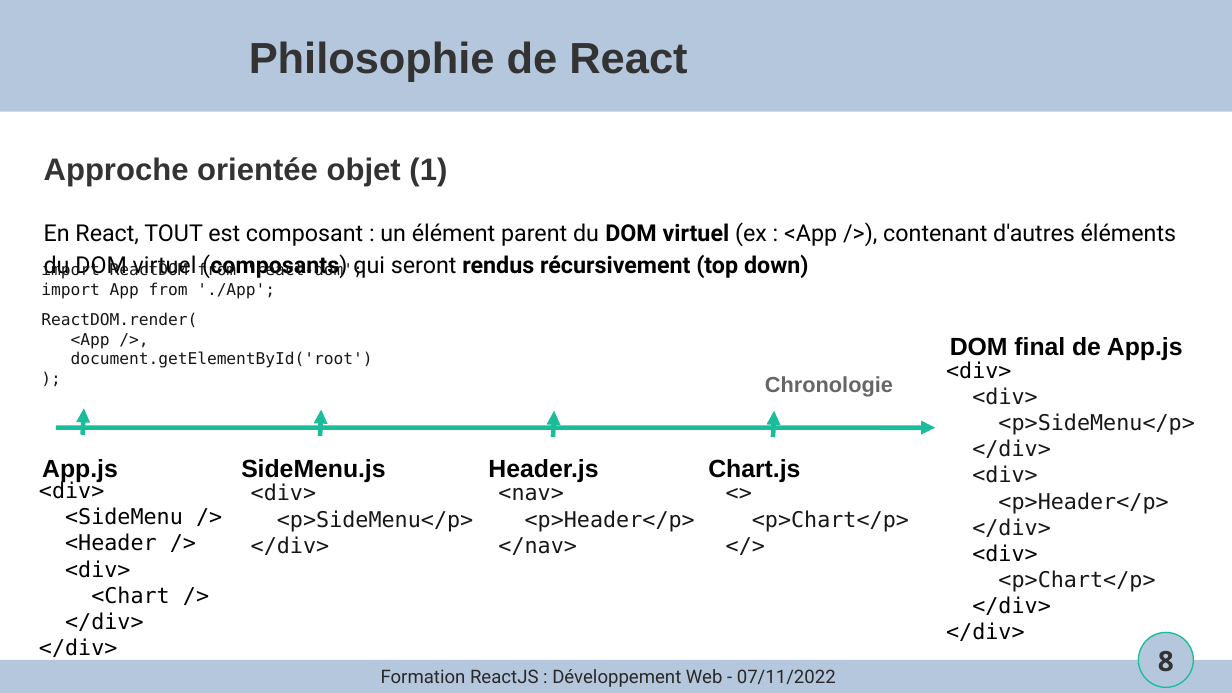
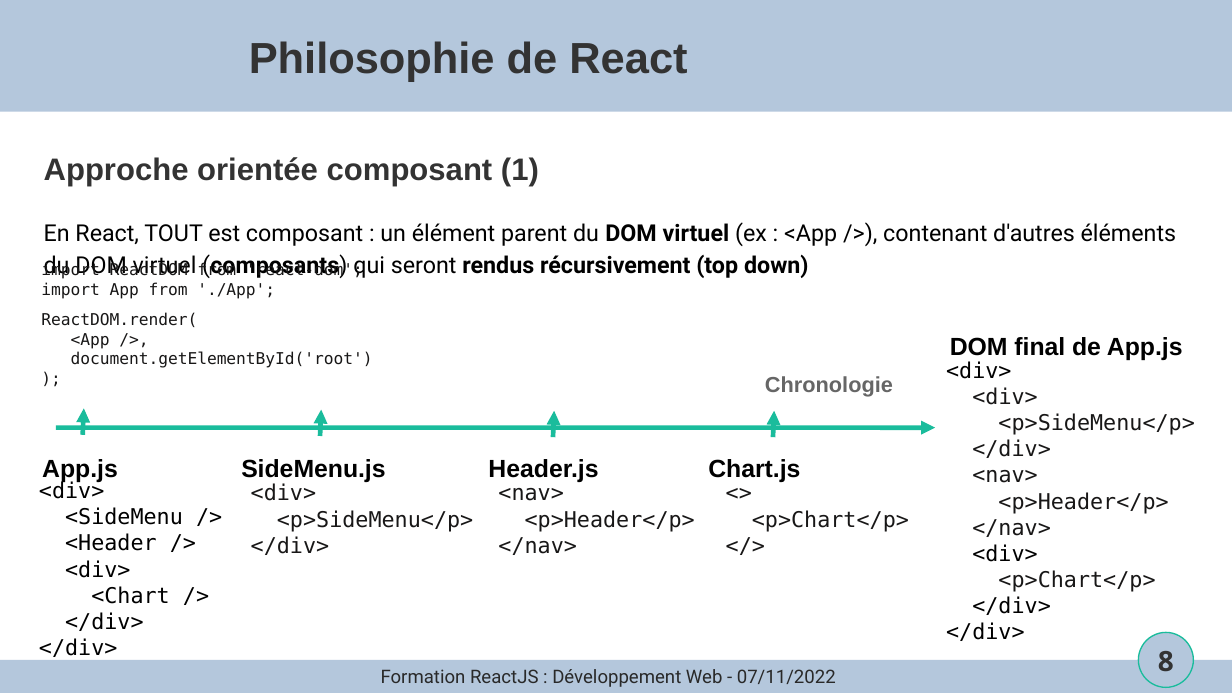
Before and after one commit to joselegitan/formation-react, a slide deck: slide 8 of cours.odp. Drawn at 1232x693 pixels with LibreOffice and Linux fonts; fonts in the diff are those of the drawing; background and template pictures are left out. Boxes give left, top, right and bottom in pixels: in the first picture for what was removed or moved away, otherwise in the second. Text is boxed around its words. In the diff, an @@ line names an element or a change of style, - is before the commit and + after.

```diff
--- a/cours.odp
+++ b/cours.odp
@@ text at (x1=44, y1=157, x2=539, y2=186): text changed @@
-Approche orientée objet (1)
+Approche orientée composant (1)
@@ text at (x1=972, y1=470, x2=1037, y2=483): text changed @@
-<div>
+<nav>
@@ text at (x1=972, y1=519, x2=1051, y2=537): text changed @@
-</div>
+</nav>
```
Also in this commit, not shown: 2 other slides changed, 1 other file.
